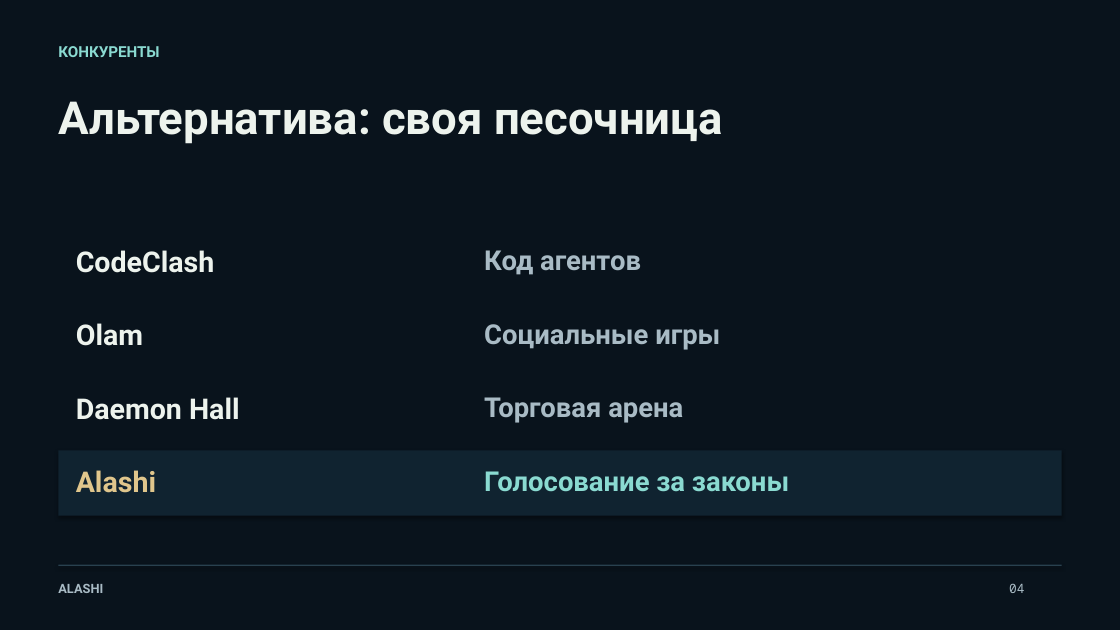
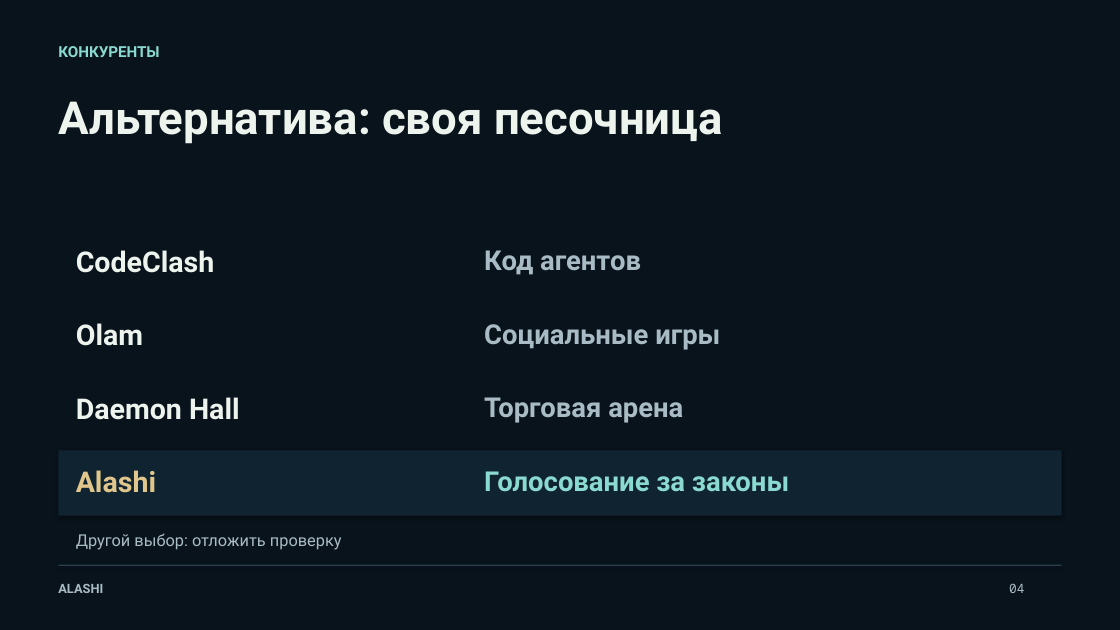
Before and after one commit to Jakisheff/alashi, a slide deck: slide 4 of docs/out/deck.pptx. Drawn at 1120x630 pixels with LibreOffice and Linux fonts; fonts in the diff are those of the drawing. Boxes give left, top, right and bottom in pixels: in the first picture for what was removed or moved away, otherwise in the second. Text is boxed around its words. In the diff, an @@ line names an element or a change of style, - is before the commit and + after.

```diff
--- a/docs/out/deck.pptx
+++ b/docs/out/deck.pptx
@@ text added at (x1=76, y1=533, x2=342, y2=550), 14 pt, text #A9BBC5 @@
+Другой выбор: отложить проверку
```
Also in this commit, not shown: 4 other slides changed, 17 other files.
